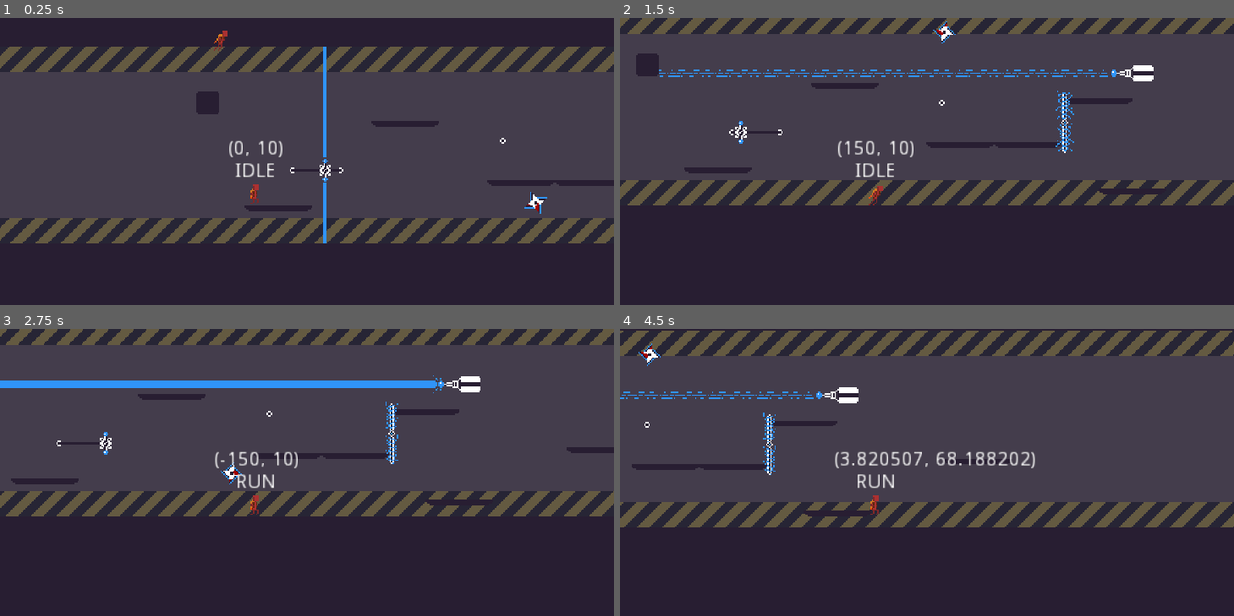
Above: before the commit, frames 1-4 (two rows, left to right).
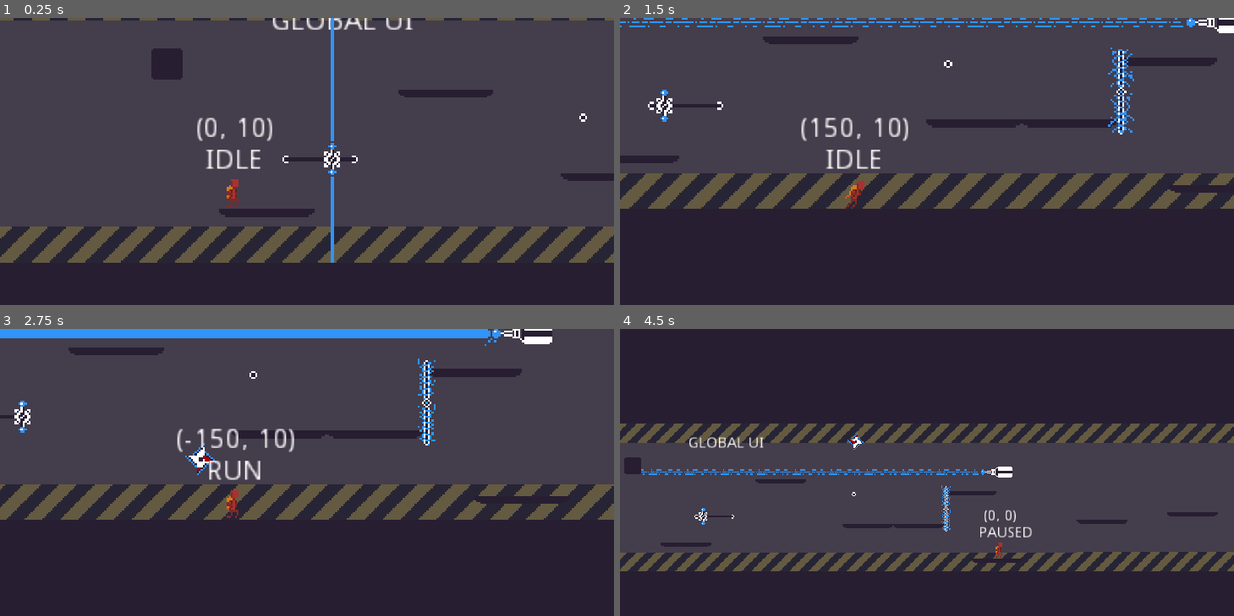
Above: after the commit, the same moments.

Repository: Wes-Ray/Jetpack-Jaywalker
Game: Godot game, scene res://Main.tscn
The game is run twice, just before and just after one commit, with the same random seed, the same clock (stepped at 60 frames per second) and the same inputs.
Inputs:
- Up to frame 1 (0.25 s): no input
- Up to frame 2 (1.5 s): hold D (move_right) from 0.53 s (still down); tap Space (move_jump) at 0.77 s
- Up to frame 3 (2.75 s): tap Space (move_jump) at 1.52 s; release D (move_right) at 2.03 s; hold A (move_left) from 2.03 s (still down)
- Up to frame 4 (4.5 s): release A (move_left) at 2.78 s; hold D (move_right) 2.78-4.28 s; tap Space (move_jump) at 3.02, 3.77 s; tap 1 (debug1) at 4.15 s; hold A (move_left) from 4.28 s (still down)

The runs differ from the first frame. In frame 1, 32% of the frame differs, in the area x 0-100%, y 0-86%; in frame 2, 19%; in frame 3, 20%; in frame 4, 57%, in the area x 0-100%, y 0-85%.

Commit message:
basic logic created

Diff:
--- /dev/null
+++ b/Defense/Defense.gd
@@ -0,0 +1,16 @@
+extends Node2D
+
+
+onready var camera = $Camera2D
+
+
+func _ready() -> void:
+	Orchestrator.register_defense(self)
+
+
+func activate_defense() -> void:
+	camera.current = true
+
+
+func deactivate_defense() -> void:
+	pass
--- /dev/null
+++ b/Defense/Defense.tscn
@@ -0,0 +1,9 @@
+[gd_scene load_steps=2 format=2]
+
+[ext_resource path="res://Defense/Defense.gd" type="Script" id=1]
+
+[node name="Defense" type="Node2D"]
+script = ExtResource( 1 )
+
+[node name="Camera2D" type="Camera2D" parent="."]
+zoom = Vector2( 1.6, 1.6 )
--- a/Main.gd
+++ b/Main.gd
@@ -3,3 +3,8 @@
 
 func _ready() -> void:
 	Orchestrator.init_spawn_created($SpawnPosition)
+	Orchestrator.register_global_UI($UI)
+
+
+func _on_AttackerGoal_area_entered(area: Area2D) -> void:
+	Orchestrator.goal_entered(area)
--- a/Main.tscn
+++ b/Main.tscn
@@ -1,69 +1,94 @@
-[gd_scene load_steps=10 format=2]
+[gd_scene load_steps=12 format=2]
 
 [ext_resource path="res://World/Platform.tscn" type="PackedScene" id=1]
 [ext_resource path="res://Main.gd" type="Script" id=2]
 [ext_resource path="res://Zap/Zap.tscn" type="PackedScene" id=3]
 [ext_resource path="res://World/Floor.tscn" type="PackedScene" id=4]
 [ext_resource path="res://World/wallpaper.png" type="Texture" id=5]
+[ext_resource path="res://Defense/Defense.tscn" type="PackedScene" id=6]
 [ext_resource path="res://Buzz/Buzz.tscn" type="PackedScene" id=7]
 [ext_resource path="res://Ray/Ray.tscn" type="PackedScene" id=8]
 [ext_resource path="res://World/Box.tscn" type="PackedScene" id=9]
 [ext_resource path="res://Laser/Laser.tscn" type="PackedScene" id=10]
 
+[sub_resource type="RectangleShape2D" id=1]
+
 [node name="Main" type="Node2D"]
-position = Vector2( 312, 228 )
 script = ExtResource( 2 )
 
 [node name="SpawnPosition" type="Position2D" parent="."]
-position = Vector2( 25, 111 )
+position = Vector2( 307, 369 )
+
+[node name="Defense" parent="." instance=ExtResource( 6 )]
+position = Vector2( 551, 343 )
+
+[node name="AttackerGoal" type="Area2D" parent="."]
+position = Vector2( 802, 336 )
+collision_layer = 4
+collision_mask = 2
+
+[node name="CollisionShape2D" type="CollisionShape2D" parent="AttackerGoal"]
+shape = SubResource( 1 )
+
+[node name="UI" type="Label" parent="."]
+margin_left = 325.0
+margin_top = 275.0
+margin_right = 397.0
+margin_bottom = 289.0
+text = "GLOBAL UI"
 
 [node name="Wallpaper" type="Sprite" parent="."]
-position = Vector2( 0, 75 )
+position = Vector2( 282, 333 )
 z_index = -1
 texture = ExtResource( 5 )
 region_enabled = true
 region_rect = Rect2( 0, 0, 4000, 140 )
 
 [node name="Platform" parent="." instance=ExtResource( 1 )]
-position = Vector2( 41, 120 )
+position = Vector2( 323, 378 )
 
 [node name="Platform10" parent="." instance=ExtResource( 1 )]
-position = Vector2( 131, 60 )
+position = Vector2( 413, 318 )
 
 [node name="Platform11" parent="." instance=ExtResource( 1 )]
-position = Vector2( 311, 71 )
+position = Vector2( 593, 329 )
 
 [node name="Platform13" parent="." instance=ExtResource( 1 )]
-position = Vector2( 261, 102 )
+position = Vector2( 543, 360 )
 
 [node name="Platform14" parent="." instance=ExtResource( 1 )]
-position = Vector2( 335, 135 )
+position = Vector2( 617, 393 )
 
 [node name="Platform12" parent="." instance=ExtResource( 1 )]
-position = Vector2( 213, 102 )
+position = Vector2( 495, 360 )
 
 [node name="Platform2" parent="." instance=ExtResource( 1 )]
-position = Vector2( 435, 98 )
+position = Vector2( 717, 356 )
+
+[node name="Platform3" parent="." instance=ExtResource( 1 )]
+position = Vector2( 802, 349 )
 
 [node name="Zap" parent="." instance=ExtResource( 3 )]
-position = Vector2( 287, 86 )
+position = Vector2( 569, 344 )
 
 [node name="Ceiling" parent="." instance=ExtResource( 4 )]
-position = Vector2( 0, -95 )
+position = Vector2( 282, 163 )
 scale = Vector2( 1000, 50 )
 
 [node name="Floor" parent="." instance=ExtResource( 4 )]
-position = Vector2( 0, 245 )
+position = Vector2( 282, 503 )
 scale = Vector2( 1000, 50 )
 
 [node name="Buzz" parent="." instance=ExtResource( 7 )]
-position = Vector2( 200, 72 )
+position = Vector2( 482, 330 )
 
 [node name="Ray" parent="." instance=ExtResource( 8 )]
-position = Vector2( 333, 51 )
+position = Vector2( 615, 309 )
 
 [node name="Box" parent="." instance=ExtResource( 9 )]
-position = Vector2( -9, 45 )
+position = Vector2( 273, 303 )
 
 [node name="Laser" parent="." instance=ExtResource( 10 )]
-position = Vector2( 85, 93 )
+position = Vector2( 367, 351 )
+
+[connection signal="area_entered" from="AttackerGoal" to="." method="_on_AttackerGoal_area_entered"]
--- a/Orchestrator.gd
+++ b/Orchestrator.gd
@@ -1,14 +1,16 @@
 extends Node
 
-# DEBUG PURPOSES
-# Note: MUST match States in Replay.gd, consider moving to global/parent class if needed
-enum State {IDLE, RUN, FALL, JUMP, JET_PACK, ON_WALL, DEAD}
+enum PlayerStates {IDLE, RUN, FALL, JUMP, JET_PACK, ON_WALL, DEAD, PAUSED}
 
 var record_objects := []
 var current_record := -1  # current player saves to this record
 
 var player : KinematicBody2D
 onready var player_spawn_position := Vector2.ZERO
+
+var defense : Node2D
+
+var global_ui : Label
 
 const record_preload := preload("res://Replay/Replay.tscn")
 const player_preload := preload("res://Player/Player.tscn")
@@ -20,11 +22,20 @@
 	make_new_player()
 
 
+func register_global_UI(ui_in : Label):
+	global_ui = ui_in
+
+
+func register_defense(new_defense : Node2D):
+	defense = new_defense
+
+
 func make_new_record() -> void:
 	print("make new record")
 
 	var new_record = record_preload.instance()
 	get_tree().get_current_scene().add_child(new_record)
+	new_record.position = Vector2.ZERO
 	record_objects.append(new_record)
 	current_record += 1
 
@@ -47,6 +58,27 @@
 		player.kill_player()
 
 
+func goal_entered(area) -> void:
+	print("goal entered")
+	if area.is_in_group("player"):
+		# add switch sides logic here
+#		new_round()
+#		replay_all_records()
+		switch_to_defense()
+
+
+func switch_to_defense() -> void:
+	print("switch to defense")
+	defense.activate_defense()
+	player.deactivate_player()
+
+
+func switch_to_offense() -> void:
+	print("switch to offense")
+	player.activate_player()
+	defense.deactivate_defense()
+
+
 func replay_all_records() -> void:
 	print("replay all records")
 	for replay in record_objects:
@@ -66,12 +98,12 @@
 	# DEBUG
 	if Input.is_action_just_released("debug1"):
 		print("DEBUG 1")
-
+		switch_to_defense()
 
 	if Input.is_action_just_released("debug2"):
 		print("DEBUG 2")
 		# kill player
-		player.kill_player()
+		switch_to_offense()
 
 	if Input.is_action_just_released("debug3"):
 		print("DEBUG 3")
--- a/Player/Player.gd
+++ b/Player/Player.gd
@@ -18,26 +18,37 @@
 
 var velocity := Vector2.ZERO
 
-# Note: MUST match States in Replay.gd, consider moving to global/parent class if needed
-enum State {IDLE, RUN, FALL, JUMP, JET_PACK, ON_WALL, DEAD}
-var player_state = State.IDLE
+
+var player_state = Orchestrator.PlayerStates.IDLE
 var is_jumping = false
 
 onready var debug_state_label := $debug_state_label
 onready var debug_velocity_label := $debug_velocity_label
 onready var debug_misc_label := $debug_misc_label
 onready var animation_player := $AnimationPlayer
+onready var camera := $Camera2D
 
 
 func kill_player() -> void:
-	player_state = State.DEAD
+	player_state = Orchestrator.PlayerStates.DEAD
 
 
 # should be called from the Orchestrator
 func respawn(new_replay_obj, new_spawn_pos) -> void:
 	replay_object = new_replay_obj
-	player_state = State.IDLE
+	player_state = Orchestrator.PlayerStates.IDLE
 	position = new_spawn_pos
+
+
+func activate_player() -> void:
+	print("activate player")
+	player_state = Orchestrator.PlayerStates.IDLE
+	camera.current = true
+
+
+func deactivate_player() -> void:
+	print("deactivate player")
+	player_state = Orchestrator.PlayerStates.PAUSED
 
 
 func _physics_process(_delta: float) -> void:
@@ -65,47 +76,50 @@
 	###############################################################################################
 	# TODO: consider adding floor detect distance
 	match player_state:
-		State.IDLE:
+		Orchestrator.PlayerStates.IDLE:
 			debug_state_label.text = "IDLE"
 			if ( not is_zero_approx(walk_input) ):# and is_on_floor():
-				player_state = State.RUN
+				player_state = Orchestrator.PlayerStates.RUN
 			if is_jumping:
-				player_state = State.JUMP
+				player_state = Orchestrator.PlayerStates.JUMP
 
-		State.RUN:
+		Orchestrator.PlayerStates.RUN:
 			debug_state_label.text = "RUN"
 			if ( is_zero_approx(walk_input) ):# and is_on_floor():
-				player_state = State.IDLE
+				player_state = Orchestrator.PlayerStates.IDLE
 			if is_jumping:
-				player_state = State.JUMP
+				player_state = Orchestrator.PlayerStates.JUMP
 
-		State.FALL:
+		Orchestrator.PlayerStates.FALL:
 			debug_state_label.text = "FALL"
 			if is_on_floor():
-				player_state = State.IDLE
+				player_state = Orchestrator.PlayerStates.IDLE
 			if is_jumping:
-				player_state = State.JET_PACK
+				player_state = Orchestrator.PlayerStates.JET_PACK
 
-		State.JUMP:
+		Orchestrator.PlayerStates.JUMP:
 			debug_state_label.text = "JUMP"
 			if not is_on_floor():
 				is_jumping = false
-				player_state = State.FALL
+				player_state = Orchestrator.PlayerStates.FALL
 
 			velocity.y = -jump_strength
 
-		State.JET_PACK:
+		Orchestrator.PlayerStates.JET_PACK:
 			debug_state_label.text = "JET_PACK"
 			if not is_jumping:
-				player_state = State.FALL
+				player_state = Orchestrator.PlayerStates.FALL
 
 			velocity.y = move_toward(velocity.y, -max_jetpack_speed, jet_pack_thrust_strength)
 
-		State.ON_WALL:
+		Orchestrator.PlayerStates.ON_WALL:
 			debug_state_label.text = "ON_WALL"
 
-		State.DEAD:
+		Orchestrator.PlayerStates.DEAD:
 			debug_state_label.text = "DEAD"
+
+		Orchestrator.PlayerStates.PAUSED:
+			debug_state_label.text = "PAUSED"
 
 		_:
 			debug_state_label.text = "ERROR"
@@ -117,7 +131,7 @@
 	# note: may need to move velocity updates into states themselves, but could also just adjust
 	# movement multipliers in each state as appropriate
 
-	if player_state == State.DEAD:
+	if (player_state == Orchestrator.PlayerStates.DEAD) or (player_state == Orchestrator.PlayerStates.PAUSED):
 		velocity = Vector2.ZERO
 	else:
 		velocity.x = move_toward(velocity.x, walk_input * max_walk_speed, walk_force)
--- a/Player/Player.tscn
+++ b/Player/Player.tscn
@@ -59,7 +59,7 @@
 
 [node name="Camera2D" type="Camera2D" parent="."]
 current = true
-zoom = Vector2( 1.2, 1.2 )
+zoom = Vector2( 0.85, 0.85 )
 offset_h = 1.0
 
 [node name="debug_state_label" type="Label" parent="."]
--- a/Ray/Ray.gd
+++ b/Ray/Ray.gd
@@ -7,7 +7,7 @@
 	pass
 
 # Called every frame. 'delta' is the elapsed time since the previous frame.
-func _physics_process(delta):
+func _physics_process(_delta):
 	if firing:
 		update_ray()
 
--- a/Replay/Replay.gd
+++ b/Replay/Replay.gd
@@ -1,9 +1,4 @@
 extends Node2D
-
-
-# Note: MUST match States in Player.gd, consider moving to global/parent class if needed
-# States or 0 indexed ints
-enum State {IDLE, RUN, FALL, JUMP, JET_PACK, ON_WALL, DEAD}
 
 # save position coordinates and states for each frame, maybe direction if needed
 var state_record := PoolIntArray()
@@ -26,7 +21,7 @@
 
 func _ready() -> void:
 	state_record.resize(INITIAL_ARRAY_SIZE)
-	state_record.fill(State.IDLE)
+	state_record.fill(Orchestrator.PlayerStates.IDLE)
 	coord_record.resize(INITIAL_ARRAY_SIZE)  # inits to all Vector2.ZERO
 
 
@@ -37,7 +32,7 @@
 	state_record.set(current_frame, state)
 	coord_record.set(current_frame, coord)
 
-	if state == State.DEAD:
+	if state == Orchestrator.PlayerStates.DEAD:
 		death_frame = current_frame
 		recording = false
 
